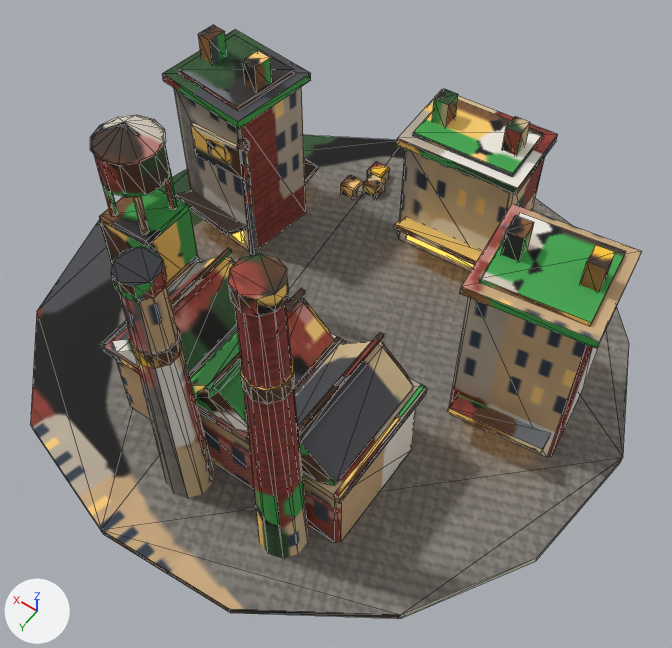
Renders of the glTF model game/assets/models/city_dl5_green.glb from each side of a commit.
One viewpoint serves both versions: a 50 mm camera at (-0.849, 1.188, 1.893) aimed at (-0.115, 0.161, 0.279). Lighting does not change. The marker at lower left points along +X, +Y and +Z. The picture after the commit comes second. Mesh edges are drawn as thin lines. Vertices at exactly the same position are counted once.

The first picture shows 'city_dl5_green'.
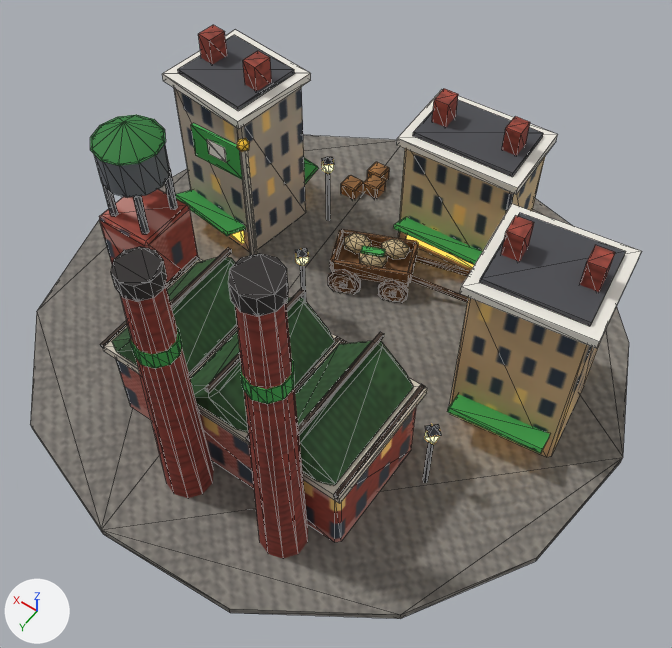
Changed parts and their boxes [x1, y1, x2, y2] in the pictures (672 x 648 px):
part 1 of me_m, added
    after: [326, 172, 330, 221]
part 2 of me_m, added (mostly hidden)
    after: [300, 265, 306, 301]
part 3 of me_m, added (mostly hidden)
    after: [423, 441, 434, 483]
part 4 of me_m, added
    after: [341, 229, 416, 252]
part 5 of me_m, added (brown)
    after: [332, 259, 409, 284]
part 6 of me_m, added
    after: [382, 287, 403, 301]
part 7 of me_m, added
    after: [332, 276, 355, 293]
part 8 of me_m, added
    after: [361, 246, 385, 257]
part 9 of me_m, added
    after: [322, 160, 334, 173]
part 10 of me_m, added
    after: [296, 252, 309, 266]
part 11 of me_m, added
    after: [425, 424, 440, 444]
part 12 of me_m, added
    after: [295, 157, 470, 302]
part 13 of me_m, added
    after: [425, 424, 441, 437]
part 14 of me_m, surface changed
    both: [30, 25, 641, 619]

The change, as a diff of the scene's bpy script:
```diff
--- a/game/assets/models/city_dl5_green.glb.py
+++ b/game/assets/models/city_dl5_green.glb.py
@@ me_m @@
-me_m.from_pydata(...)  # 807 vertices, 1358 faces; spans x -0.76..0.76, y -0.74..0.75, z -0.01..0.87
+me_m.from_pydata(...)  # 1293 vertices, 2182 faces; spans x -0.76..0.76, y -0.74..0.75, z -0.01..0.87
+# me_m part 1: a new loose piece, a 6-sided cylinder along z spanning x 0.235..0.245, y -0.306..-0.294, z 0.0..0.2, in mat_baked (picture img_bake)
+# me_m part 2: a new loose piece, a 6-sided cylinder along z spanning x 0.095..0.105, y -0.006..0.006, z 0.0..0.2, in mat_baked (picture img_bake)
+# me_m part 3: a new loose piece, a 6-sided cylinder along z spanning x -0.425..-0.415, y 0.234..0.246, z 0.0..0.2, in mat_baked (picture img_bake)
+# me_m part 4: the loose piece of 8 vertices spanning x -0.22..0.01, y -0.37..-0.34, z 0.03..0.09 is copied, and the copy is turned 20.1 degrees about the z axis through its middle and scaled by 0.848, then moved by (0.15, 0.11, 0.03), in mat_baked (picture img_bake); it spans x -0.05..0.14, y -0.29..-0.21, z 0.07..0.11
+# me_m part 5: the loose piece of 8 vertices spanning x -0.57..-0.36, y -0.22..-0.19, z 0.03..0.09 is copied, and the copy is turned 16 degrees about the z axis through its middle and scaled by 0.969, then moved by (0.46, 0.05, 0.03), in mat_baked (picture img_bake); it spans x -0.1..0.09, y -0.19..-0.11, z 0.07..0.11
+# me_m part 6: the loose piece of 20 vertices spanning x -0.02..0.06, y 0.5..0.59, z 0.5..0.54 is copied, and the copy is multiplied about its middle by the matrix ((0.545, 0.0, 0.231), (0.231, 0.0, -0.545), (0.0, 0.592, 0.0)), then moved by (-0.09, -0.7, -0.48); it spans x -0.09..-0.04, y -0.18..-0.15, z 0.01..0.07
+# me_m part 7: the loose piece of 20 vertices spanning x -0.02..0.06, y 0.5..0.59, z 0.5..0.54 is copied, and the copy is multiplied about its middle by the matrix ((0.607, 0.0, 0.257), (0.257, 0.0, -0.607), (0.0, 0.659, 0.0)), then moved by (0.03, -0.65, -0.47); it spans x 0.02..0.08, y -0.13..-0.09, z 0.01..0.08
+# me_m part 8: the loose piece of 8 vertices spanning x -0.22..0.01, y -0.37..-0.34, z 0.03..0.09 is copied, and the copy is scaled about its middle by (0.237, 1.76, 0.16), then moved by (0.12, 0.18, 0.07), in mat_baked (picture img_bake); it spans x -0.02..0.04, y -0.2..-0.16, z 0.13..0.14
+# me_m part 9: a new loose piece, a box spanning x 0.229..0.251, y -0.311..-0.289, z 0.199..0.229, in mat_glow_lamp_gas (orange #ffcf7a, glowing orange #ffcf7a)
+# me_m part 10: a new loose piece, a box spanning x 0.089..0.111, y -0.011..0.011, z 0.199..0.229, in mat_glow_lamp_gas (orange #ffcf7a, glowing orange #ffcf7a)
+# me_m part 11: a new loose piece, a box spanning x -0.431..-0.409, y 0.229..0.251, z 0.199..0.229, in mat_glow_lamp_gas (orange #ffcf7a, glowing orange #ffcf7a)
+# me_m part 12: 249 vertices added at x -0.3..0.26, y -0.35..0.02, z 0.0..0.24
+# me_m part 13: 5 vertices added at x -0.44..-0.4, y 0.22..0.26, z 0.23..0.24
+# me_m part 14: 1358 kept faces spanning x -0.76..0.76, y -0.74..0.75, z -0.01..0.87 get new texture (UV) coordinates
+# other edits to the shape of me_m do not show in these pictures
 me_m.materials.append(mat_baked)
 me_m.materials.append(mat_win_lit)
+me_m.materials.append(mat_glow_lamp_gas)  # orange #ffcf7a, glowing orange #ffcf7a
```
